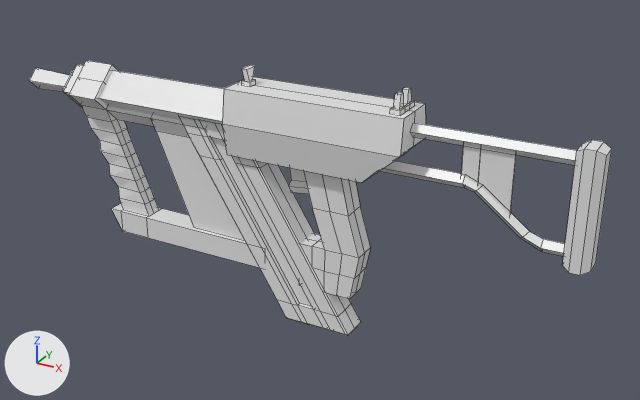
A saved change to the Blender file Assets/Resources/Models/Nail Gun.blend.
One viewpoint serves both versions: a 50 mm camera at (29.87, -43.85, 25.68) aimed at (5.03, 1.3, 3.11). Lighting does not change. The marker at lower left points along +X, +Y and +Z. Mesh edges are drawn as thin lines.
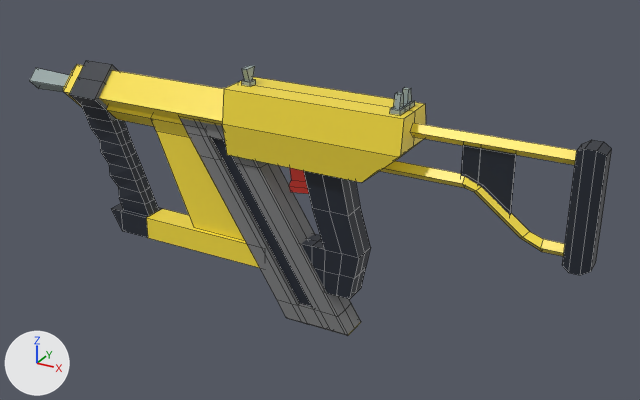
Where the change shows, as pixel boxes (x1, y1, x2, y2) in the pictures (640 x 400 px; the box of a moved part takes in the faces that stretch with it):
'Circle.001', surface changed, reshaped: (29, 60, 612, 336) in both
part 1 of me_circle_001, moved or reshaped: (151, 118, 189, 137) in both
part 2 of me_circle_001, surface changed: (29, 60, 612, 336) in both

What changed in the scene script:
```text
Add img_material_base_color:
    img_material_base_color = load_image('Material Base Color', '../Textures/Weapons/Nail Gun Texture.png', 1024, 1024, 'sRGB')
Change mat_material:
    remove mat_material.base_color = (0.8, 0.8, 0.8)  # white #e7e7e7
    add mat_material.texture = img_material_base_color
Change me_circle_001:
    where me_circle_001.from_pydata(...)  # 468 vertices, 426 faces; spans x -4.4..28.7, y -3.9..3.9, z -58.8..21.8
    used by ob_circle_001; location = (11.71, 0.1, 9.27); rotation_euler = (0.0, 1.571, 0.0), in degrees (0, 90, 0); scale = (0.491, 0.491, 0.491)
    verts and faces of me_circle_001; kept vertices keep their numbers, new ones are numbered from 468
    before: 410 (5.9, 0.0, -36.7), 411 (5.9, -1.2, -36.7) at pixel (155, 130), 460 (3.9, -2.0, -36.7) at pixel (150, 118), 463 (5.9, -1.2, -27.8), 465 (3.9, -2.0, -27.8) at pixel (205, 128)
    me_circle_001 part 1
    add delete_faces([(410, 460, 411), (411, 460, 465, 463)])
    add faces += [(410, 411, 460), (411, 463, 465, 460)]
    me_circle_001 part 2: 420 kept faces spanning x -4.4..28.7, y -3.9..3.9, z -58.8..21.8 get new texture (UV) coordinates
```
